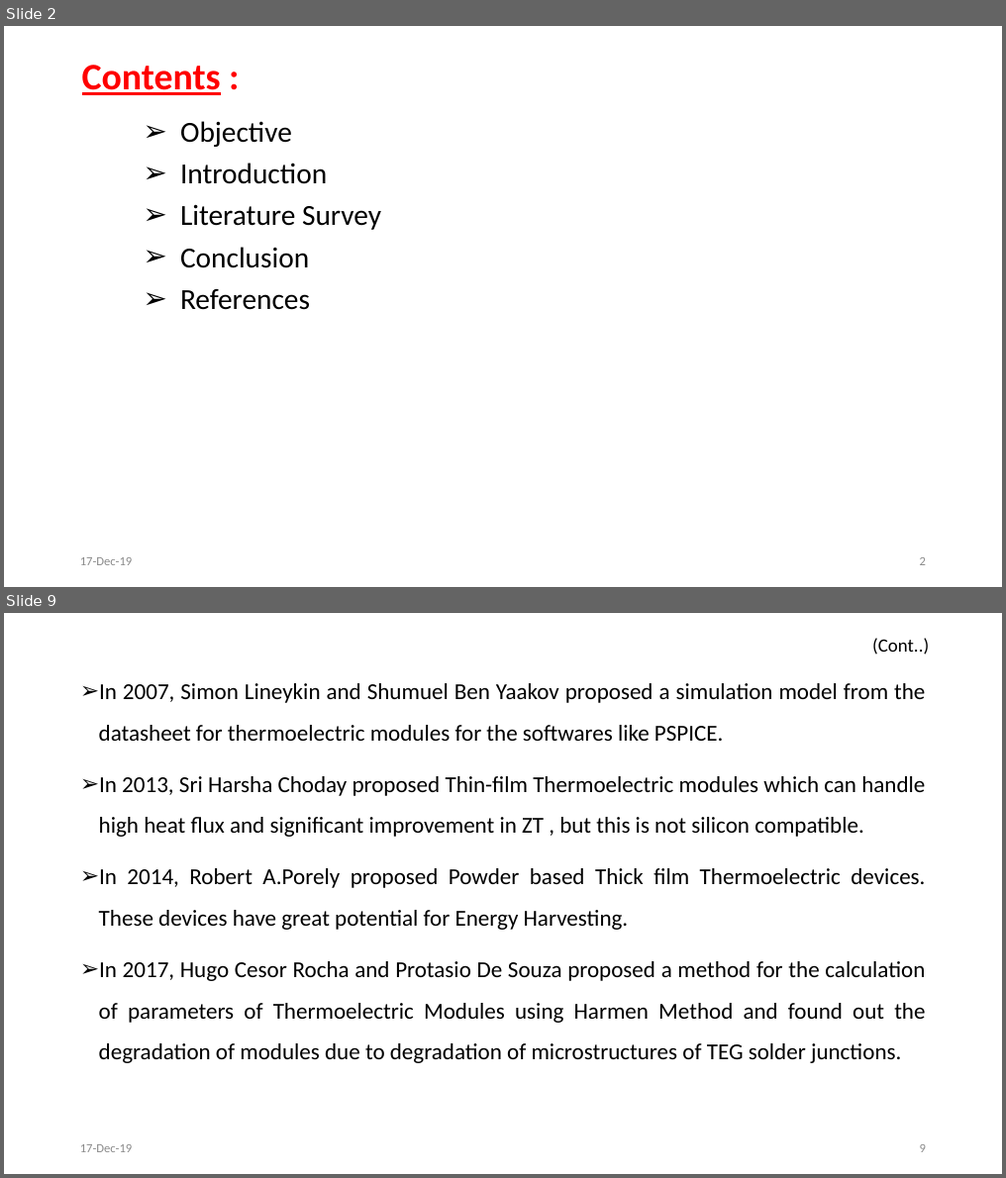
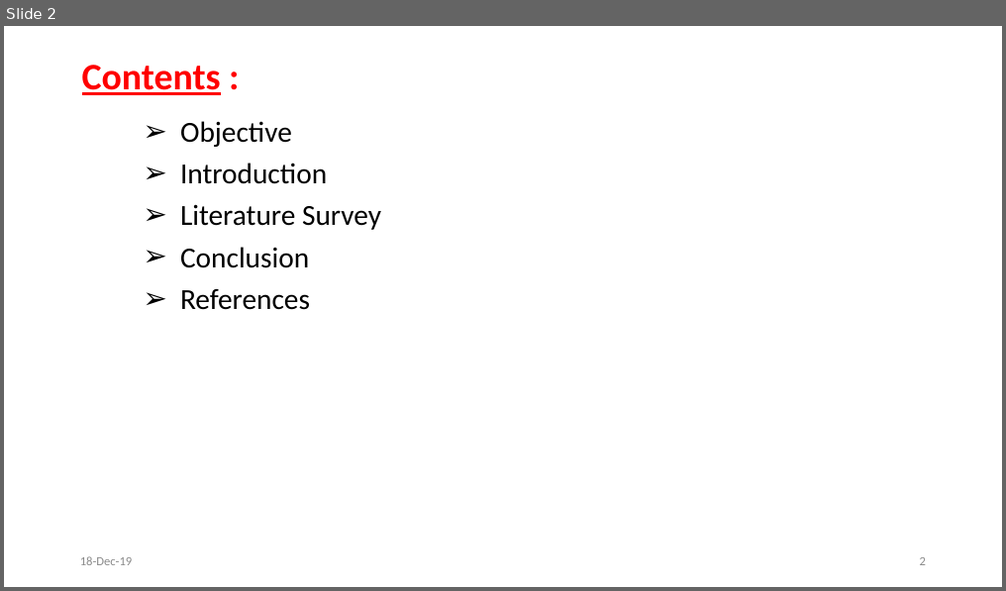
Before and after one commit to svec-final-year-project-eee/Project, a slide deck: First Review/First Oral Presentation.pptx. Shown one above the other, each under a label of ours: slides 2 and 9 before the commit, slide 2 after it; the slides between them are not shown. The pictures are 1006x1178 and 1006x591 pixels, drawn with LibreOffice and Linux fonts; fonts in the diff are those of the drawing. Boxes give left, top, right and bottom in pixels: in the first picture for what was removed or moved away, otherwise in the second. Text is boxed around its words. In the diff, an @@ line names an element or a change of style, - is before the commit and + after.

```diff
--- a/First Review/First Oral Presentation.pptx
+++ b/First Review/First Oral Presentation.pptx
@@ slide 9 removed at bbox=[4, 613, 1002, 1174], background #FFFFFF @@
@@ text removed at bbox=[872, 638, 929, 655] @@
-(Cont..)
@@ text removed at bbox=[99, 683, 925, 1063] @@
-➢ In 2007, Simon Lineykin and Shumuel Ben Yaakov proposed a simulation model from the datasheet for thermoelectric modules for the softwares like PSPICE.
-➢ In 2013, Sri Harsha Choday proposed Thin-film Thermoelectric modules which can handle high heat flux and significant improvement in ZT , but this is not silicon compatible.
-➢ In 2014, Robert A.Porely proposed Powder based Thick film Thermoelectric devices. These devices have great potential for Energy Harvesting.
-➢ In 2017, Hugo Cesor Rocha and Protasio De Souza proposed a method for the calculation of parameters of Thermoelectric Modules using Harmen Method and found out the degradation of modules due to degradation of microstructures of TEG solder junctions.
@@ text removed at bbox=[80, 1145, 133, 1153] @@
-17-Dec-19
@@ page number removed at bbox=[920, 1145, 926, 1153] @@
-9
@@ slide 2 changed as well @@
@@ text at bbox=[80, 557, 133, 566]: text changed @@
-17-Dec-19
+18-Dec-19
```
Also in this commit, not shown: 4 other slides changed, 5 slides added, 23 other slides removed.
